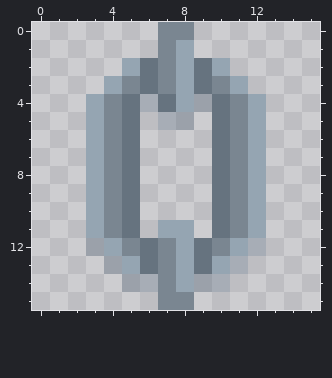
File history of a pixel-art sprite, sprites/Signage/1787080d-c57f-4d10-8691-a8675c1cc019.png. This is how it looked before the edit.
The file is 16x16 pixels.
And afterwards:
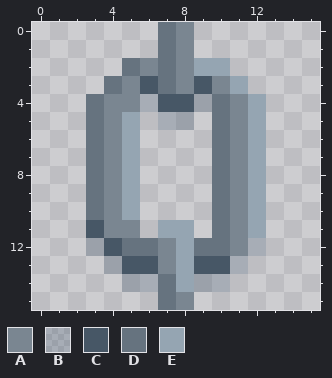
Palette (. is transparent): A #7a8691  B #0f2c4c33  C #475766  D #66737f  E #95a5b2
From old to new:
Colour D becomes colour A in row 2 at x 6; in row 4 at x 5; in row 11 at x 5.
Colour E becomes colour A in rows 1 to 3 at x 8; in row 12 at x 11.
Colour D becomes colour C in row 3 at x 6 and 9; in row 4 at x 7; in row 13 at x 6 and 9.
Colour E becomes colour C in row 4 at x 8; in row 11 at x 3; in row 12 at x 4; in row 13 at x 5 and 10.
Colour A becomes colour D in rows 0 to 3 at x 7; in row 12 at x 5 and 10; in rows 14 to 15 at x 7.
Colour E becomes colour D in row 2 at x 5; in row 3 at x 4; in rows 4 to 10 at x 3.
Colour D becomes colour E in row 2 at x 9; in rows 5 to 10 at x 5.
